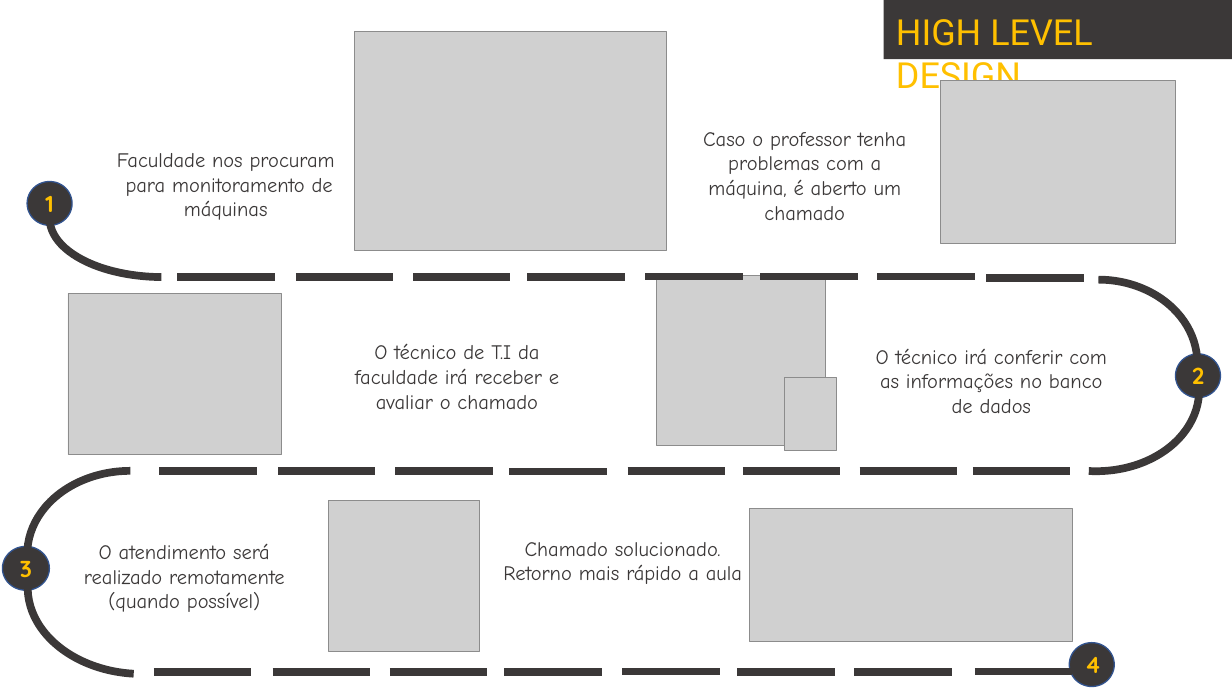
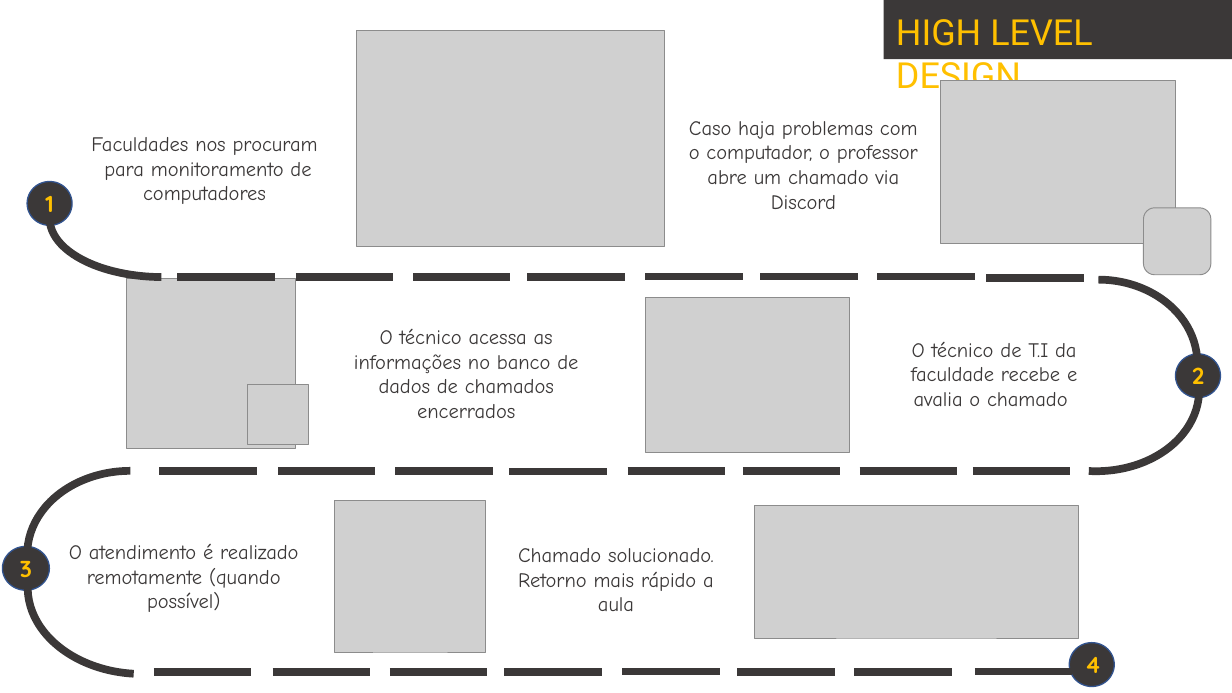
Before and after one commit to BandTec/grupo-05-adsa-20201, a slide deck: slide 1 of Documentação/HLD/HLD.pptx. Drawn at 1232x693 pixels with LibreOffice and Linux fonts; fonts in the diff are those of the drawing; grey boxes stand for pictures. Boxes give left, top, right and bottom in pixels: in the first picture for what was removed or moved away, otherwise in the second. Text is boxed around its words. In the diff, an @@ line names an element or a change of style, - is before the commit and + after.

Commit message:
HLD

```diff
--- a/Documentação/HLD/HLD.pptx
+++ b/Documentação/HLD/HLD.pptx
@@ text at bbox=[91, 137, 318, 204]: text changed @@
-Faculdade nos procuram
-para monitoramento de máquinas
+Faculdades nos procuram
+para monitoramento de computadores
@@ text at bbox=[689, 121, 918, 209]: text changed @@
-Caso o professor tenha problemas com a máquina, é aberto um chamado
+Caso haja problemas com o computador, o professor abre um chamado via Discord
@@ picture added at bbox=[1144, 208, 1212, 274] @@
@@ picture: place and size @@
-picture at bbox=[656, 276, 825, 445]
+picture at bbox=[127, 279, 296, 448]
@@ picture: place and size @@
-picture at bbox=[68, 294, 282, 455]
+picture at bbox=[645, 299, 849, 453]
@@ text at bbox=[354, 329, 578, 418]: text changed @@
-O técnico irá conferir com as informações no banco de dados
+O técnico acessa as informações no banco de dados de chamados encerrados
@@ text at bbox=[911, 342, 1077, 406]: text changed @@
-O técnico de T.I da faculdade irá receber e avaliar o chamado
+O técnico de T.I da faculdade recebe e avalia o chamado
@@ picture added at bbox=[248, 384, 308, 445] @@
@@ picture removed at bbox=[785, 377, 836, 450] @@
@@ picture: place and size @@
-picture at bbox=[329, 500, 481, 652]
+picture at bbox=[335, 501, 486, 653]
@@ picture: place and size @@
-picture at bbox=[750, 509, 1074, 641]
+picture at bbox=[754, 506, 1079, 638]
@@ text "Chamado solucionado. Retorno mais rápido ..." rewrapped from bbox=[503, 542, 742, 584] to bbox=[518, 548, 714, 611] @@
@@ text at bbox=[69, 544, 298, 612]: text changed @@
-O atendimento será realizado remotamente (quando possível)
+O atendimento é realizado remotamente (quando possível)
```
Also in this commit, not shown: 1 slide removed.
